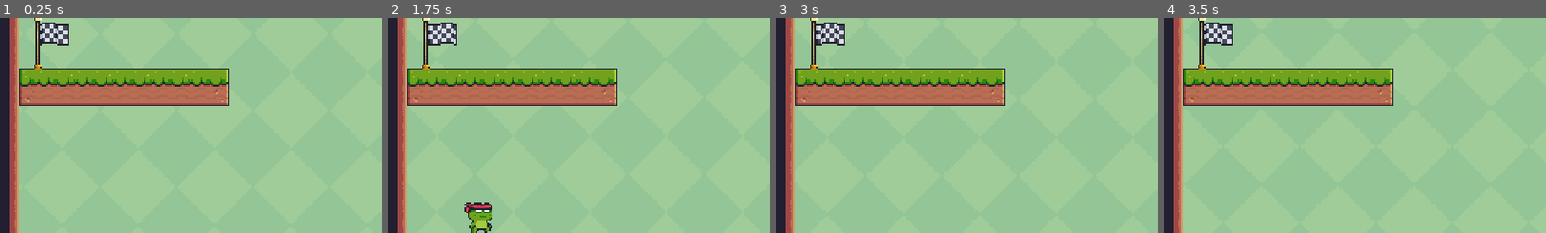
Above: before the commit, frames 1-4 (left to right).
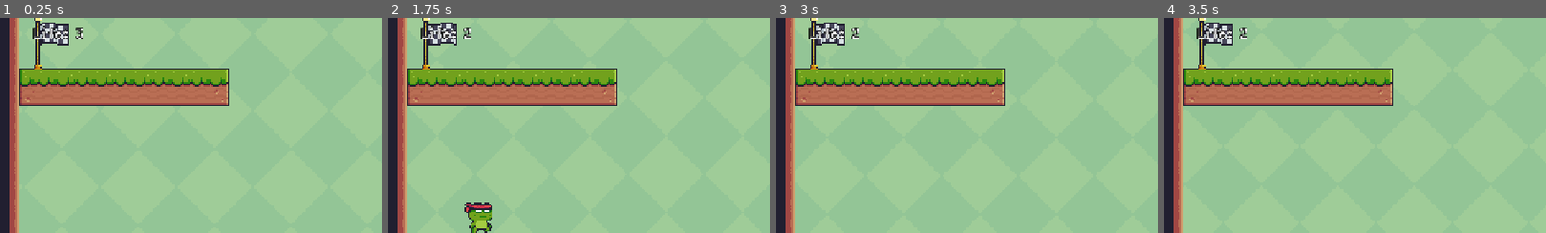
Above: after the commit, the same moments.

Repository: joshuafolkken/godot-2d-platformer
Game: Godot game, scene res://scenes/stage-final.tscn
The game is run twice, just before and just after one commit, with the same random seed, the same clock (stepped at 60 frames per second) and the same inputs. This scene is started directly instead of the project's main scene.
Inputs:
- Up to frame 1 (0.25 s): no input
- Up to frame 2 (1.75 s): hold D (right) from 0.53 s (still down); tap F (f) at 0.6, 1.55 s; tap Space (jump) at 0.77, 1.52 s; tap Shift (dash) at 1.35 s
- Up to frame 3 (3 s): release D (right) at 2.03 s; hold A (left) 2.03-2.78 s; tap F (f) at 2.1, 2.85 s; hold D (right) from 2.78 s (still down)
- Up to frame 4 (3.5 s): keep holding D (right); tap Space (jump) at 3.02 s
The pictures show only the part of the screen within x 0-50%, y 13-63%; the shares and areas given below are measured in that part.

The runs differ from the first frame. In frame 1, 0.4% of the frame differs, in the area x 8-22%, y 3-10%; in frame 2, 0.4%; in frame 3, 0.4%; in frame 4, 0.4%.

Commit message:
life #80

Diff:
--- a/scenes/stage-final.tscn
+++ b/scenes/stage-final.tscn
@@ -12,6 +12,7 @@
 [ext_resource type="PackedScene" uid="uid://drfk74s8f3rrj" path="res://scenes/hud.tscn" id="10_bryj8"]
 [ext_resource type="PackedScene" uid="uid://ct2dbo5n5mroc" path="res://scenes/stage.tscn" id="11_b1vnx"]
 [ext_resource type="PackedScene" uid="uid://byp6x8e3ljl7g" path="res://scenes/version.tscn" id="12_yitww"]
+[ext_resource type="PackedScene" uid="uid://bj56pxpufhtjb" path="res://scenes/life.tscn" id="13_yitww"]
 
 [node name="Stage Final" type="Node2D"]
 script = ExtResource("1_yhgv6")
@@ -49,3 +50,5 @@
 [node name="Stage" parent="CanvasLayer" instance=ExtResource("11_b1vnx")]
 
 [node name="Version" parent="CanvasLayer" instance=ExtResource("12_yitww")]
+
+[node name="Life" parent="CanvasLayer" instance=ExtResource("13_yitww")]
Not shown: 1 places in scenes/stage-final.tscn that only renumber resources
